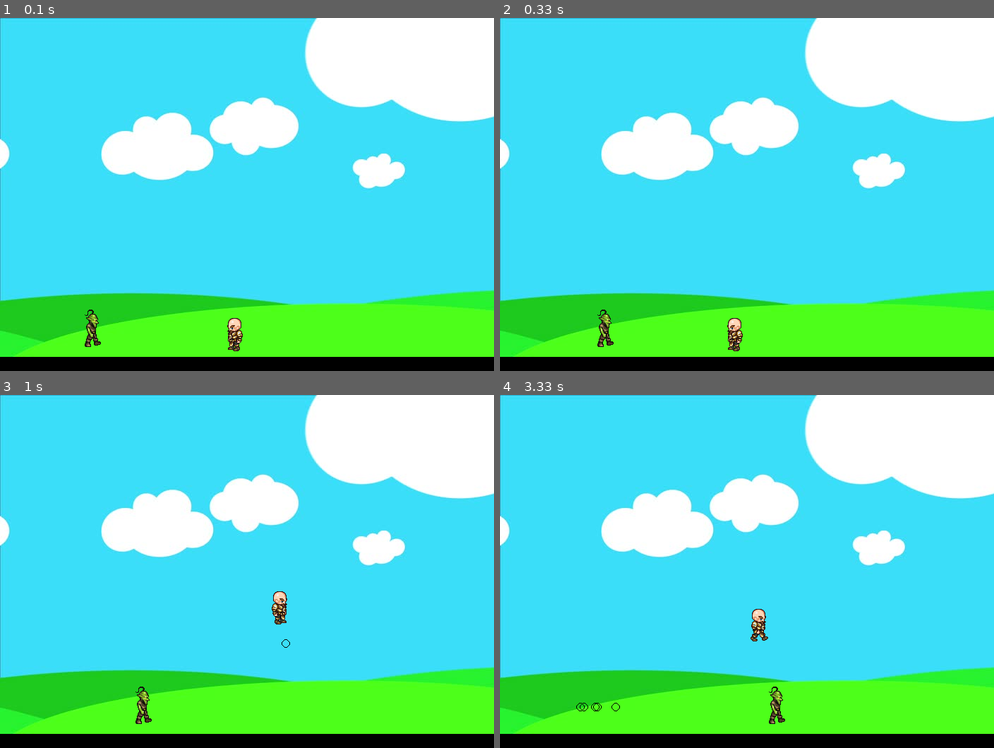
Above: before the commit, frames 1-4 (two rows, left to right).
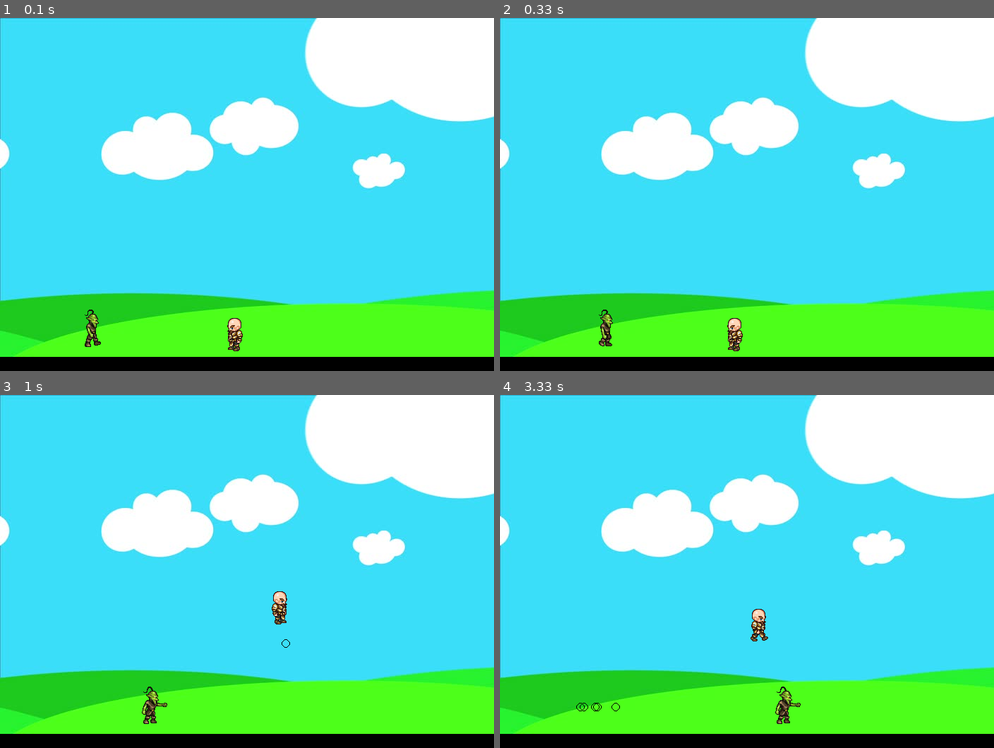
Above: after the commit, the same moments.

Repository: Fadilix/intro-pygame
Game: pygame game, started from app/main.py
The game is run twice, just before and just after one commit, with the same random seed, the same clock (stepped at 60 frames per second) and the same inputs.
Inputs:
- Up to frame 1 (0.1 s): no input
- Up to frame 2 (0.33 s): no input
- Up to frame 3 (1 s): hold Right 0.33-0.8 s; hold Up from 0.83 s (still down); tap Space at 0.9 s
- Up to frame 4 (3.33 s): release Up at 1.13 s; hold Right 1.17-1.63 s; tap Space at 1.23, 1.53, 1.73, 2.03, 2.3, 2.6, 2.73, 3.13 s; hold Left 1.67-2.2 s; hold Left 2.23-2.63 s; hold Up 2.67-3.03 s; hold Right from 3.07 s (still down)

Frame 1 is identical in both runs. In frame 2, 0.2% of the frame differs, in the area x 19-23%, y 82-94%; in frame 3, 0.4%, in the area x 27-34%, y 82-94%; in frame 4, 0.4%.

Commit message:
clean code

Diff:
--- a/app/main.py
+++ b/app/main.py
@@ -11,8 +11,6 @@
 
 win = pygame.display.set_mode((screen_width, screen_height))
 clock = pygame.time.Clock()
-
-
 
 
 bg = pygame.image.load("./Game/bg.jpg")
--- a/app/models/Enemy.py
+++ b/app/models/Enemy.py
@@ -15,7 +15,7 @@
 
     def draw(self, win):
         self.move()
-        if self.walkCount + 1 <= 33:
+        if self.walkCount + 1 >= 33:
             self.walkCount = 0
         if self.vel > 0:
             win.blit(walkRight[self.walkCount // 3], (self.x, self.y))
--- a/app/settings.py
+++ b/app/settings.py
@@ -3,31 +3,31 @@
 
 # Enemy walk
 EwalkRight = [
-    pygame.image.load("../Game/R1E.png"),
-    pygame.image.load("../Game/R2E.png"),
-    pygame.image.load("../Game/R3E.png"),
-    pygame.image.load("../Game/R4E.png"),
-    pygame.image.load("../Game/R5E.png"),
-    pygame.image.load("../Game/R6E.png"),
-    pygame.image.load("../Game/R7E.png"),
-    pygame.image.load("../Game/R8E.png"),
-    pygame.image.load("../Game/R9E.png"),
-    pygame.image.load("../Game/R10E.png"),
-    pygame.image.load("../Game/R11E.png"),
+    pygame.image.load("./Game/R1E.png"),
+    pygame.image.load("./Game/R2E.png"),
+    pygame.image.load("./Game/R3E.png"),
+    pygame.image.load("./Game/R4E.png"),
+    pygame.image.load("./Game/R5E.png"),
+    pygame.image.load("./Game/R6E.png"),
+    pygame.image.load("./Game/R7E.png"),
+    pygame.image.load("./Game/R8E.png"),
+    pygame.image.load("./Game/R9E.png"),
+    pygame.image.load("./Game/R10E.png"),
+    pygame.image.load("./Game/R11E.png"),
 ]
 
 EwalkLeft = [
-    pygame.image.load("../Game/L1E.png"),
-    pygame.image.load("../Game/L2E.png"),
-    pygame.image.load("../Game/L3E.png"),
-    pygame.image.load("../Game/L4E.png"),
-    pygame.image.load("../Game/L5E.png"),
-    pygame.image.load("../Game/L6E.png"),
-    pygame.image.load("../Game/L7E.png"),
-    pygame.image.load("../Game/L8E.png"),
-    pygame.image.load("../Game/L9E.png"),
-    pygame.image.load("../Game/L10E.png"),
-    pygame.image.load("../Game/L11E.png"),
+    pygame.image.load("./Game/L1E.png"),
+    pygame.image.load("./Game/L2E.png"),
+    pygame.image.load("./Game/L3E.png"),
+    pygame.image.load("./Game/L4E.png"),
+    pygame.image.load("./Game/L5E.png"),
+    pygame.image.load("./Game/L6E.png"),
+    pygame.image.load("./Game/L7E.png"),
+    pygame.image.load("./Game/L8E.png"),
+    pygame.image.load("./Game/L9E.png"),
+    pygame.image.load("./Game/L10E.png"),
+    pygame.image.load("./Game/L11E.png"),
 ]
 
 # Player walk
